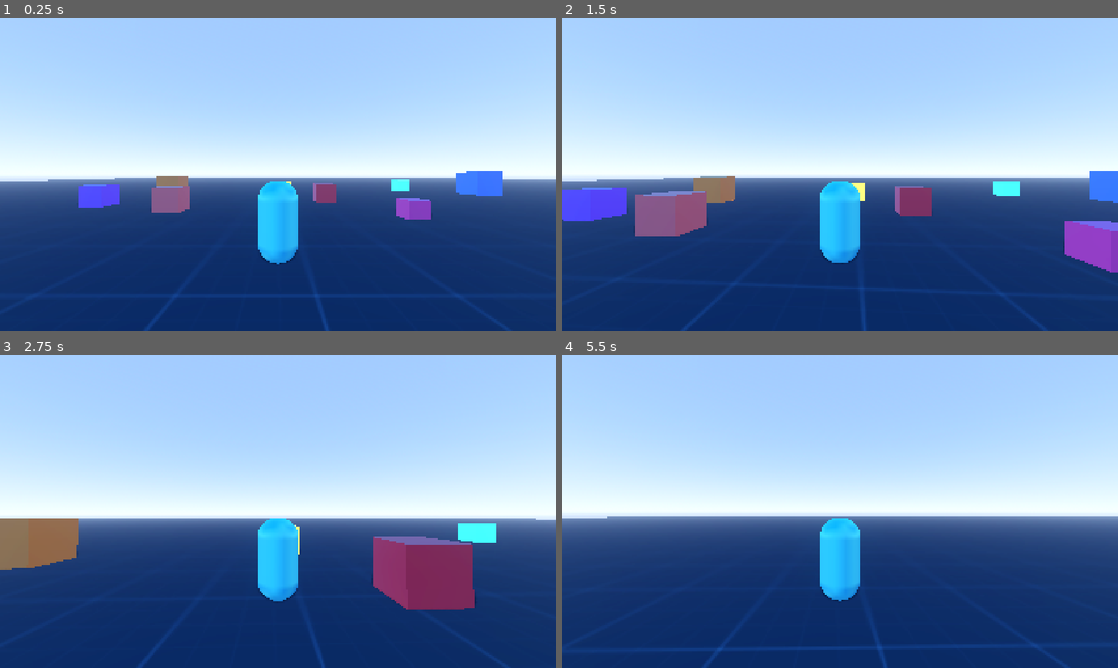
Above: before the commit, frames 1-4 (two rows, left to right).
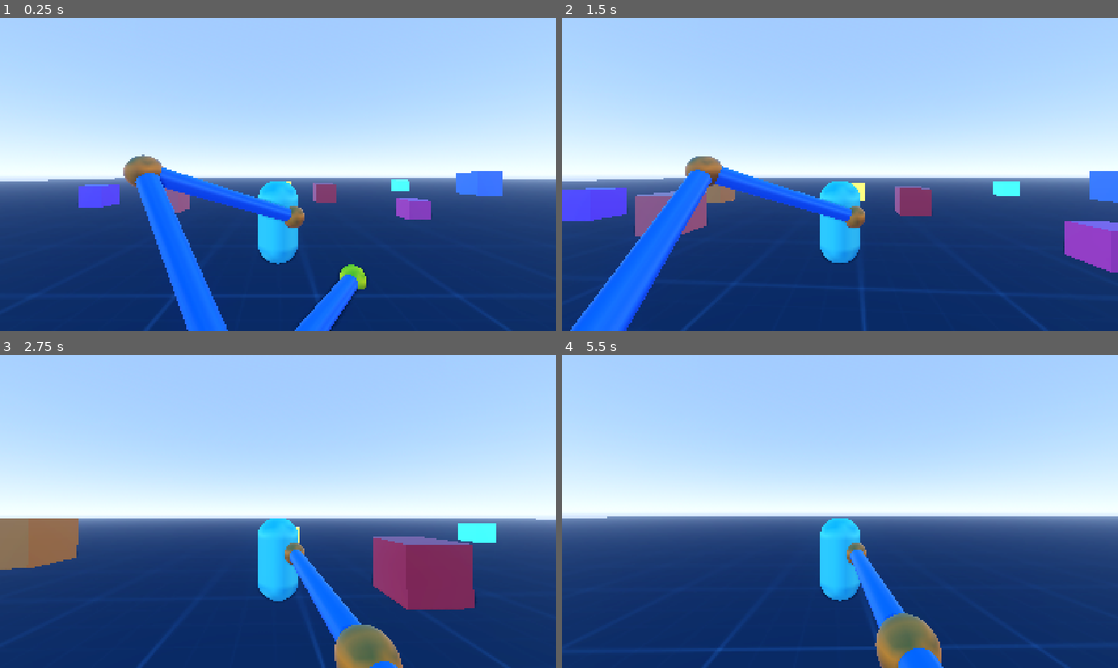
Above: after the commit, the same moments.

Repository: lliamsymonds04/doc-oc
Game: Godot game, scene res://main.tscn
Two runs of this game, one before a commit and one after it. Both use one fixed random seed, a clock stepped at 60 frames per second and the inputs below.
Inputs (mouse positions are in pixels of both pictures, inside the frame that each line leads up to):
- Up to frame 1 (0.25 s): no input
- Up to frame 2 (1.5 s): tap Enter at 0.5 s; move the mouse to (867, 174) at 0.52 s; hold I 0.53-1.28 s; hold W (forward) from 0.53 s (still down); tap Space (jump) at 0.77, 1.07 s; tap K at 0.8, 1.35 s; move the mouse to (812, 174) at 1.27 s
- Up to frame 3 (2.75 s): keep holding W (forward); tap Space (jump) at 1.52, 1.82 s; tap J at 1.55 s; move the mouse to (289, 505) at 2.02 s; hold J from 2.03 s (still down); tap L at 2.3 s
- Up to frame 4 (5.5 s): keep holding W (forward); move the mouse to (834, 517) at 2.77 s; release J at 2.78 s; tap L at 2.85 s; tap Space (jump) at 3.02, 3.32, 3.77, 4.07, 4.52, 4.55, 4.82, 5.1 s; tap U at 3.05 s; move the mouse to (878, 514) at 3.52 s; hold U 3.53-4.28 s; tap O at 3.8, 4.35 s; move the mouse to (795, 508) at 4.27 s; move the mouse to (845, 511) at 5.02 s; hold I from 5.03 s (still down)

The runs differ from the first frame. In frame 1, 6.0% of the frame differs, in the area x 15-85%, y 43-100%; in frame 2, 5.6%; in frame 3, 2.7%; in frame 4, 2.7%.

Commit message:
feat: attached arm to player

Diff:
--- a/main.tscn
+++ b/main.tscn
@@ -2,8 +2,6 @@
 
 [ext_resource type="Texture2D" uid="uid://b3un13prji6wu" path="res://assets/textures/dark_grid.png" id="1_h2yge"]
 [ext_resource type="PackedScene" uid="uid://cidasq88868wo" path="res://systems/player/player.tscn" id="1_ig7tw"]
-[ext_resource type="Script" uid="uid://bx1hb1phl5tnq" path="res://systems/player/player_controller.gd" id="3_h2yge"]
-[ext_resource type="PackedScene" path="res://systems/basic_arm.tscn" id="4_arm"]
 
 [sub_resource type="StandardMaterial3D" id="FloorMat"]
 albedo_texture = ExtResource("1_h2yge")
@@ -90,7 +88,6 @@
 directional_shadow_max_distance = 80.0
 
 [node name="Floor" type="CSGBox3D" parent="." unique_id=94500922]
-transform = Transform3D(1, 0, 0, 0, 1, 0, 0, 0, 1, 0, -0.006958008, 0)
 use_collision = true
 size = Vector3(200, 0.178, 200)
 material = SubResource("FloorMat")
@@ -144,12 +141,7 @@
 
 [node name="CharacterBody3D" parent="." unique_id=1831706131 instance=ExtResource("1_ig7tw")]
 transform = Transform3D(1, 0, 0, 0, 1, 0, 0, 0, 1, -15.682001, 0.08204651, 21.104301)
-script = ExtResource("3_h2yge")
-speed = 5.0
 jump_velocity = 7.0
 
 [node name="WorldEnvironment" type="WorldEnvironment" parent="." unique_id=415060811]
 environment = SubResource("Environment_m2c1y")
-
-[node name="BasicArm2" parent="." instance=ExtResource("4_arm")]
-transform = Transform3D(1, 0, 0, 0, 1, 0, 0, 0, 1, 0, 1.0499259, 12.308789)
--- a/systems/inverse_kinematics/basic_arm.gd
+++ b/systems/inverse_kinematics/basic_arm.gd
@@ -12,7 +12,8 @@
 @export var joint_radius: float = 0.25
 @export var target_speed: float = 8.0
 
-@onready var target: Node3D = $Target
+var target: Vector3 = Vector3.ZERO
+var target_node: Node3D
 
 var solver: FabrikSolver
 var limb_meshes: Array[MeshInstance3D] = []
@@ -20,15 +21,10 @@
 
 
 func _ready() -> void:
-	if target == null:
-		push_error("BasicArm: missing required child node 'Target' — attach basic_arm.tscn or add a Target child.")
-		set_process(false)
-		set_physics_process(false)
-		return
 	# Initial straight-line pose toward the target, in local space.
 	# joints[0] is the root, followed by one point per limb end.
 	var positions := PackedVector3Array([Vector3.ZERO])
-	var target_dir := target.position.normalized()
+	var target_dir := target.normalized()
 	for i in range(num_limbs):
 		positions.append(positions[i] + target_dir * limb_length)
 
@@ -37,29 +33,8 @@
 
 
 func _physics_process(_delta: float) -> void:
-	var solved := solver.solve(target.position, Vector3.ZERO)
+	var solved := solver.solve(target, Vector3.ZERO)
 	_update_visualizer(solved)
-
-
-func _process(delta: float) -> void:
-	# Prototype-only input: nudge the target with I/J/K/L (horizontal) and
-	# U/O (vertical) so the arm can be exercised without scene edits.
-	var move := Vector3.ZERO
-	if Input.is_physical_key_pressed(KEY_I):
-		move.z -= 1.0
-	if Input.is_physical_key_pressed(KEY_K):
-		move.z += 1.0
-	if Input.is_physical_key_pressed(KEY_J):
-		move.x -= 1.0
-	if Input.is_physical_key_pressed(KEY_L):
-		move.x += 1.0
-	if Input.is_physical_key_pressed(KEY_U):
-		move.y += 1.0
-	if Input.is_physical_key_pressed(KEY_O):
-		move.y -= 1.0
-	if move != Vector3.ZERO:
-		target.position += move.normalized() * target_speed * delta
-
 
 func _build_visualizer() -> void:
 	var limb_mat := StandardMaterial3D.new()
@@ -69,6 +44,9 @@
 	var joint_mat := StandardMaterial3D.new()
 	joint_mat.albedo_color = Color(1.0, 0.55, 0.12)
 	joint_mat.roughness = 0.45
+
+	var end_effector_mat := StandardMaterial3D.new()
+	end_effector_mat.albedo_color = Color(1.0, 1.0, 0.1)
 
 	var cylinder := CylinderMesh.new()
 	cylinder.top_radius = limb_radius
@@ -89,7 +67,10 @@
 	for i in range(num_limbs + 1):
 		var joint := MeshInstance3D.new()
 		joint.mesh = sphere
-		joint.material_override = joint_mat
+		if i == num_limbs:
+			joint.material_override = end_effector_mat
+		else:
+			joint.material_override = joint_mat
 		add_child(joint)
 		joint_meshes.append(joint)
 
@@ -98,13 +79,13 @@
 	for i in range(limb_meshes.size()):
 		var a := joints[i]
 		var b := joints[i + 1]
-		var len := a.distance_to(b)
+		var arm_len := a.distance_to(b)
 		var seg := limb_meshes[i]
-		if len < 0.0001:
+		if arm_len < 0.0001:
 			seg.scale = Vector3.ZERO
 			continue
 		seg.position = (a + b) * 0.5
-		seg.basis = _basis_aligned_to((b - a) / len)
+		seg.basis = _basis_aligned_to((b - a) / arm_len)
 
 	for i in range(joint_meshes.size()):
 		var joint := joint_meshes[i]
--- a/systems/inverse_kinematics/basic_arm.tscn
+++ b/systems/inverse_kinematics/basic_arm.tscn
@@ -1,23 +1,6 @@
-[gd_scene load_steps=4 format=3]
+[gd_scene format=3 uid="uid://bffgwglmu00xr"]
 
-[ext_resource type="Script" path="res://systems/basic_arm.gd" id="1_basic"]
+[ext_resource type="Script" uid="uid://cmsw5r4tppt3e" path="res://systems/inverse_kinematics/basic_arm.gd" id="1_basic"]
 
-[sub_resource type="SphereMesh" id="SphereMesh_target"]
-radius = 0.3
-height = 0.6
-
-[sub_resource type="StandardMaterial3D" id="Mat_target"]
-albedo_color = Color(1, 0.82, 0.2, 1)
-emission_enabled = true
-emission = Color(1, 0.75, 0.25, 1)
-emission_energy_multiplier = 1.5
-
-[node name="BasicArm" type="Node3D"]
+[node name="BasicArm" type="Node3D" unique_id=2104027408]
 script = ExtResource("1_basic")
-
-[node name="Target" type="Node3D" parent="."]
-transform = Transform3D(1, 0, 0, 0, 1, 0, 0, 0, 1, 6, 1, 4)
-
-[node name="Marker" type="MeshInstance3D" parent="Target"]
-mesh = SubResource("SphereMesh_target")
-material_override = SubResource("Mat_target")
--- a/systems/player/player.tscn
+++ b/systems/player/player.tscn
@@ -1,37 +1,8 @@
 [gd_scene format=3 uid="uid://cidasq88868wo"]
 
 [ext_resource type="Script" uid="uid://dbvqbt8rufsaa" path="res://systems/player/camera_controller.gd" id="1_2anqx"]
-
-[sub_resource type="GDScript" id="GDScript_m2c1y"]
-script/source = "extends CharacterBody3D
-
-
-const SPEED = 5.0
-const JUMP_VELOCITY = 4.5
-
-
-func _physics_process(delta: float) -> void:
-	# Add the gravity.
-	if not is_on_floor():
-		velocity += get_gravity() * delta
-
-	# Handle jump.
-	if Input.is_action_just_pressed(\"ui_accept\") and is_on_floor():
-		velocity.y = JUMP_VELOCITY
-
-	# Get the input direction and handle the movement/deceleration.
-	# As good practice, you should replace UI actions with custom gameplay actions.
-	var input_dir := Input.get_vector(\"ui_left\", \"ui_right\", \"ui_up\", \"ui_down\")
-	var direction := (transform.basis * Vector3(input_dir.x, 0, input_dir.y)).normalized()
-	if direction:
-		velocity.x = direction.x * SPEED
-		velocity.z = direction.z * SPEED
-	else:
-		velocity.x = move_toward(velocity.x, 0, SPEED)
-		velocity.z = move_toward(velocity.z, 0, SPEED)
-
-	move_and_slide()
-"
+[ext_resource type="Script" uid="uid://bx1hb1phl5tnq" path="res://systems/player/player_controller.gd" id="1_ktl23"]
+[ext_resource type="PackedScene" path="res://systems/inverse_kinematics/basic_arm.tscn" id="2_fqfg4"]
 
 [sub_resource type="CapsuleShape3D" id="CapsuleShape3D_m2c1y"]
 
@@ -40,9 +11,11 @@
 
 [sub_resource type="CapsuleMesh" id="CapsuleMesh_m2c1y"]
 
-[node name="Player" type="CharacterBody3D" unique_id=1831706131]
+[node name="Player" type="CharacterBody3D" unique_id=1831706131 node_paths=PackedStringArray("arm_mounts")]
 collision_layer = 2
-script = SubResource("GDScript_m2c1y")
+script = ExtResource("1_ktl23")
+arm_mounts = [NodePath("Arm")]
+arm_scene = ExtResource("2_fqfg4")
 
 [node name="Hitbox" type="CollisionShape3D" parent="." unique_id=1899741163]
 transform = Transform3D(1, 0, 0, 0, 1, 0, 0, 0, 1, 0, 0.99949986, 0)
@@ -60,3 +33,9 @@
 sensitivity = 0.04
 
 [node name="Camera3D" type="Camera3D" parent="SpringArm3D" unique_id=1441241849]
+
+[node name="Arm" type="Marker3D" parent="." unique_id=634293142]
+transform = Transform3D(1, 0, 0, 0, 1, 0, 0, 0, 1, 0.3531066, 1.1871489, 0.37650687)
+
+[node name="Target" type="Node3D" parent="Arm" unique_id=1807086582]
+transform = Transform3D(1, 0, 0, 0, 1, 0, 0, 0, 1, 1.1221828, -1.0896435, 0.6019857)
--- a/systems/player/player_controller.gd
+++ b/systems/player/player_controller.gd
@@ -3,9 +3,27 @@
 
 @export var speed = 5.0
 @export var jump_velocity = 4.5
+@export var arm_mounts: Array[Node3D] = []
+@export var arm_scene: PackedScene
 
 @onready var spring_arm: SpringArm3D = $SpringArm3D
+@onready var arms: Array[BasicArm] = []
 
+func _ready() -> void:
+	for mount in arm_mounts:
+		var target: Node3D = mount.get_node("Target") as Node3D
+		if not target:
+			push_warning("%s is missing child 'target'" % mount.name)
+			continue
+
+		target.top_level = true
+
+		var arm := arm_scene.instantiate() as BasicArm
+		arm.target_node = target
+		arm.position = Vector3.ZERO
+		arm.target = target.position
+		mount.add_child(arm)
+		arms.append(arm)
 
 func _physics_process(delta: float) -> void:
 	# Add the gravity.
@@ -36,3 +54,8 @@
 		velocity.z = move_toward(velocity.z, 0, speed * delta)
 
 	move_and_slide()
+	update_arms(delta)
+
+func update_arms(delta: float) -> void:
+	for arm in arms:
+		arm.target = arm.to_local(arm.target_node.global_position)
Not shown, removed: systems/basic_arm.gd.uid
Not shown, removed: systems/fabrik_solver.gd.uid
Not shown, added: systems/inverse_kinematics/basic_arm.gd.uid
Not shown, added: systems/inverse_kinematics/fabrik_solver.gd.uid
